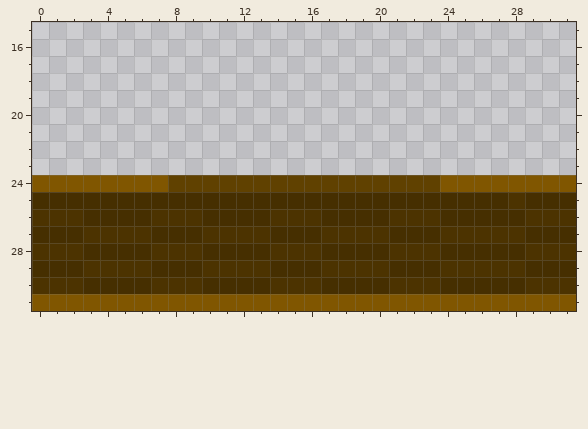
Pixel-art file: resource/store_new.ase. The picture above is the old version.
32x32 pixels, 1 frame. Shown: x 0..31, y 15..31.
The same view after the edit:
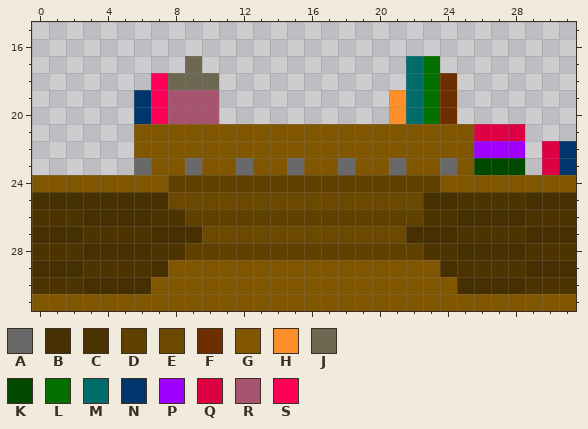
Palette (. is transparent): A #696969  B #462f00  C #4c3300  D #604100  E #6c4900  F #6d2f00  G #805600  H #fb8f2a  J #6d6851  K #024900  L #047000  M #006d6b  N #00366c  P #a000ff  Q #dd0043  R #a85370  S #ff0059
Edits made:
layer "table" added
layer "Layer Copy" removed
Layer "table":
y 17: x 9 . -> J; x 22..23 .. -> ML
y 18: x 7..10 .... -> SJJJ; x 22..24 ... -> MLF
y 19..20: x 6..10 ..... -> NSRRR; x 21..24 .... -> HMLF
y 21: x 6..28 ....................... -> GGGGGGGGGGGGGGGGGGGGQQQ
y 22: x 6..28 ....................... -> GGGGGGGGGGGGGGGGGGGGPPP; x 30..31 .. -> QN
y 23: x 6..28 ....................... -> AGGAGGAGGAGGAGGAGGAGKKK; x 30..31 .. -> QN
y 25: x 8..22 BBBBBBBBBBBBBBB -> EEEEEEEEEEEEEEE; x 25..27 BBB -> CCC
y 26: x 9..22 CBBBBCCCBBBBCC -> DDDDDDDDDDDDDD; x 24 B -> C
y 27: x 10..21 CCCCBBBCCCCB -> EEEEEEEEEEEE; x 24 C -> B
y 28: x 9..22 CBBBBCCCBBBBCC -> DDDDDDDDDDDDDD; x 24 B -> C
y 29: x 8..24 BBCCCCBBBCCCCBBBC -> GGGGGGGGGGGGGGGGB
y 30: x 7..24 CCCBBBBCCCBBBBCCCB -> GGGGGGGGGGGGGGGGGG
